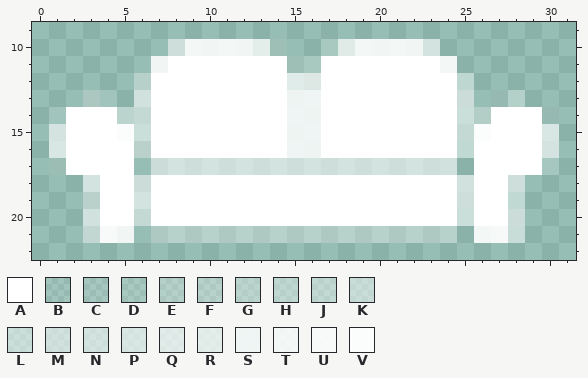
Two versions of one pixel-art sprite, icons/Couch.png. The picture above is the old version.
The file is 32x32 pixels. Pixels under 10% opacity are left out. Colours within 5 levels of each other are drawn and written as one. Shown: x 0..31, y 9..22.
Palette (. is transparent): A #ffffff  B #ffffff1a  C #ffffff24  D #ffffff2a  E #ffffff47  F #ffffff4d  G #ffffff5a  H #ffffff62  J #ffffff68  K #ffffff7a  L #ffffff80  M #ffffff8f  N #ffffff95  P #ffffffa2  Q #ffffffb4  R #ffffffbc  S #ffffffd9  T #ffffffe1  U #ffffffeb  V #fffffff6
Pixels before, first column x 1:
10 .......NTTTTRD..DRTTTTN.......
11 ......TAAAAAAADDAAAAAAAT......
12 .....HAAAAAAAAQQAAAAAAAAH.....
13 ..EB.MAAAAAAAASSAAAAAAAAM.BE..
14 BAAAGLAAAAAAAASSAAAAAAAALGAAAB
15 PAAAVLAAAAAAAASSAAAAAAAALVAAAP
16 PAAAAJAAAAAAAASSAAAAAAAAJAAAAP
17 CAAAA.MNNNNNNNNNNNNNNNNM.AAAAC
18 ..NAAMAAAAAAAAAAAAAAAAAAMAAN..
19 ..JAANAAAAAAAAAAAAAAAAAANAAJ..
20 ..MAALAAAAAAAAAAAAAAAAAALAAM..
21 ..KUT.FFFFFFFFFFFFFFFFFF.TUK..
Now the later version:
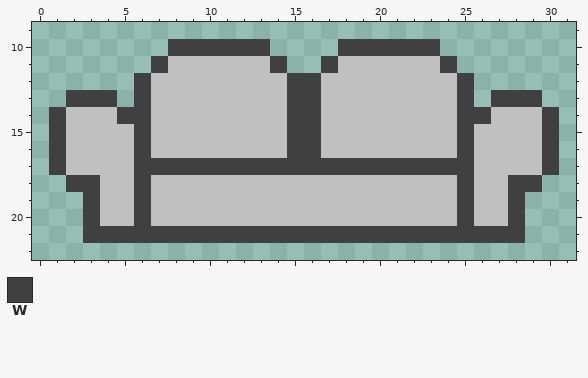
Colours new in this view: W #404040
Edits made:
Colour A changes from #ffffff to #c0c0c0.
Colour V becomes colour A in row 15 at x 5 and 26.
The author put colour W in row 13 at x 2 and 29; in row 17 at x 6 and 25; in row 18 at x 2 and 29; in row 21 at x 6 and 25.
Colour A becomes colour W in row 11 at x 14 and 17.
Colour B becomes colour W in row 13 at x 4 and 27; in row 14 at x 1 and 30.
Colour C becomes colour W in row 17 at x 1 and 30.
Colour E becomes colour W in row 13 at x 3 and 28.
Colour F becomes colour W in row 21 at x 7 to 24.
Colour G becomes colour W in row 14 at x 5 and 26.
Colour H becomes colour W in row 12 at x 6 and 25.
Colour J becomes colour W in row 16 at x 6 and 25; in row 19 at x 3 and 28.
Colour K becomes colour W in row 21 at x 3 and 28.
Colour L becomes colour W in rows 14 to 15 at x 6 and 25; in row 20 at x 6 and 25.
Colour M becomes colour W in row 13 at x 6 and 25; in row 17 at x 7 and 24; in row 18 at x 6 and 25; in row 20 at x 3 and 28.
Colour N becomes colour W in row 10 at x 8 and 23; in row 17 at x 8 to 23; in row 18 at x 3 and 28; in row 19 at x 6 and 25.
Colour P becomes colour W in rows 15 to 16 at x 1 and 30.
Colour Q becomes colour W in row 12 at x 15 to 16.
Colour R becomes colour W in row 10 at x 13 and 18.
Colour S becomes colour W in rows 13 to 16 at x 15 to 16.
Colour T becomes colour W in row 10 at x 9 to 12 and 19 to 22; in row 11 at x 7 and 24; in row 21 at x 5 and 26.
Colour U becomes colour W in row 21 at x 4 and 27.
The edit erases colour D in row 10 at x 14 and 17; in row 11 at x 15 to 16.
Where, in picture pixels (left, top, right, bottom), the same in both pictures:
changed: (49, 39, 559, 243)
